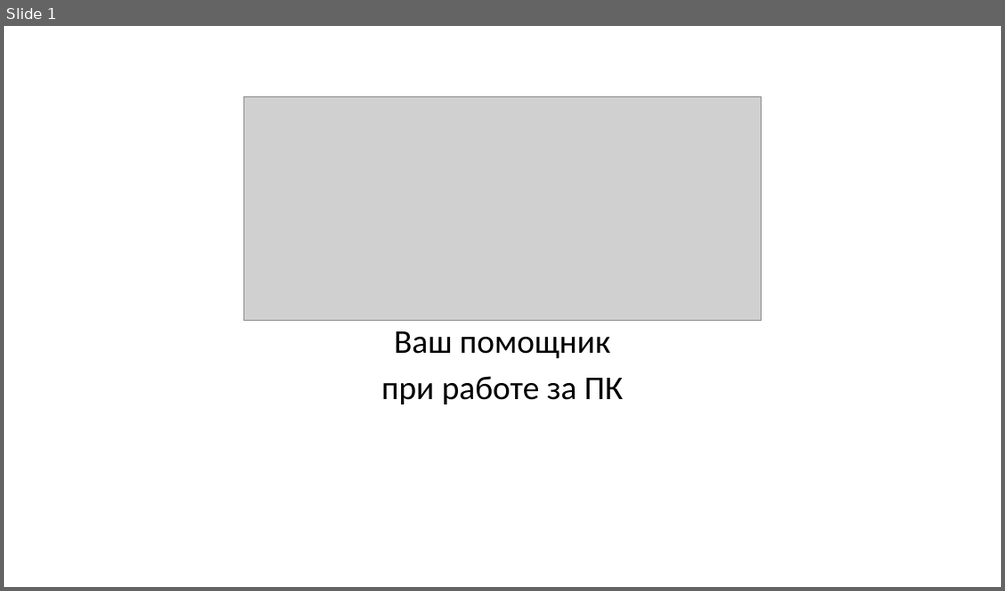
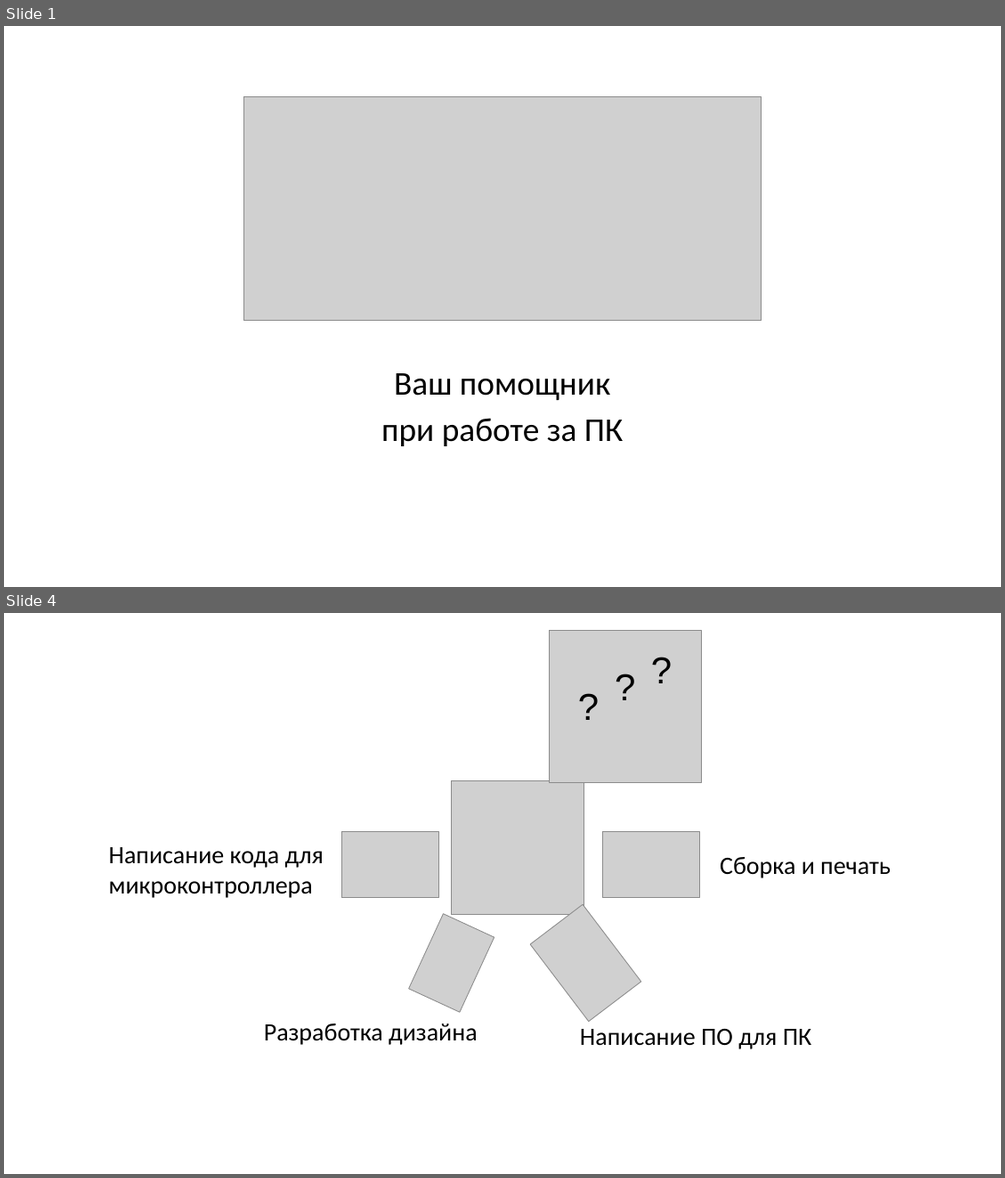
Before and after one commit to bezlimix/BFdeck, a slide deck: Презентация1.pptx. Shown one above the other, each under a label of ours: slide 1 before the commit, slides 1 and 4 after it; the slides between them are not shown. The pictures are 1005x591 and 1005x1178 pixels, drawn with LibreOffice and Linux fonts; fonts in the diff are those of the drawing; grey boxes stand for pictures. Boxes give left, top, right and bottom in pixels: in the first picture for what was removed or moved away, otherwise in the second. Text is boxed around its words. In the diff, an @@ line names an element or a change of style, - is before the commit and + after.

```diff
--- a/Презентация1.pptx
+++ b/Презентация1.pptx
@@ slide 4 added at (x1=4, y1=613, x2=1001, y2=1174), background #FFFFFF @@
@@ picture added at (x1=550, y1=630, x2=702, y2=783) @@
@@ text added at (x1=607, y1=659, x2=638, y2=713), 36 pt, text #000000 @@
+?
@@ text added at (x1=644, y1=643, x2=674, y2=696), 36 pt, text #000000 @@
+?
@@ text added at (x1=571, y1=680, x2=600, y2=732), 36 pt, text #000000 @@
+?
@@ picture added at (x1=451, y1=781, x2=584, y2=915) @@
@@ text added at (x1=109, y1=847, x2=324, y2=898), 24 pt, text #000000 @@
+Написание кода для микроконтроллера
@@ picture added at (x1=342, y1=831, x2=438, y2=897) @@
@@ picture added at (x1=603, y1=831, x2=699, y2=897) @@
@@ text added at (x1=720, y1=857, x2=890, y2=878), 24 pt, text #000000 @@
+Сборка и печать
@@ picture added at (x1=530, y1=905, x2=640, y2=1022) @@
@@ picture added at (x1=408, y1=914, x2=494, y2=1012) @@
@@ text added at (x1=264, y1=1023, x2=477, y2=1045), 24 pt, text #000000 @@
+Разработка дизайна
@@ text added at (x1=580, y1=1029, x2=812, y2=1049), 24 pt, text #000000 @@
+Написание ПО для ПК
@@ slide 1 changed as well @@
@@ subtitle "Ваш помощник" moved from (x1=381, y1=331, x2=623, y2=404) to (x1=381, y1=373, x2=623, y2=446) @@
```
Also in this commit, not shown: 3 other slides added, 1 slide removed.
